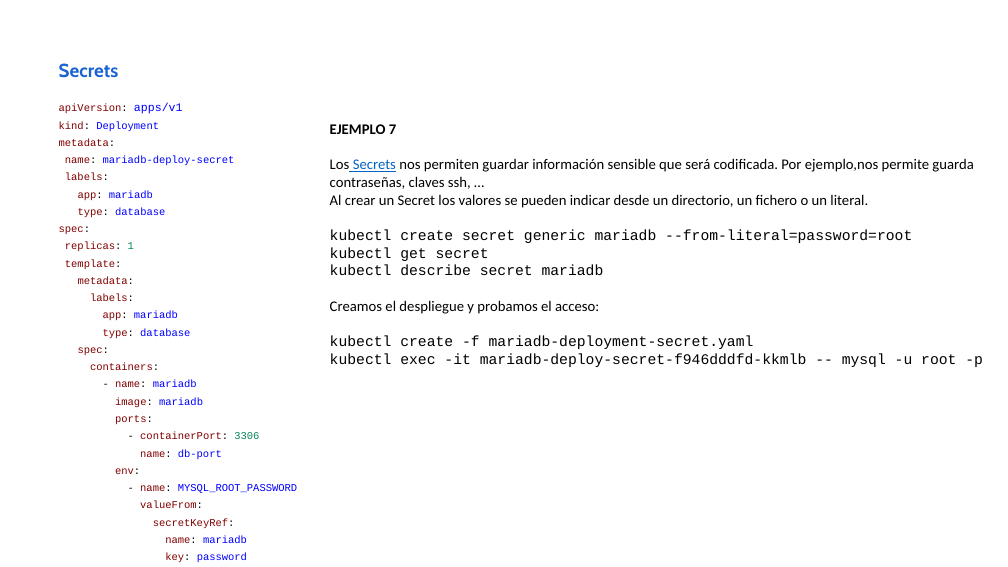
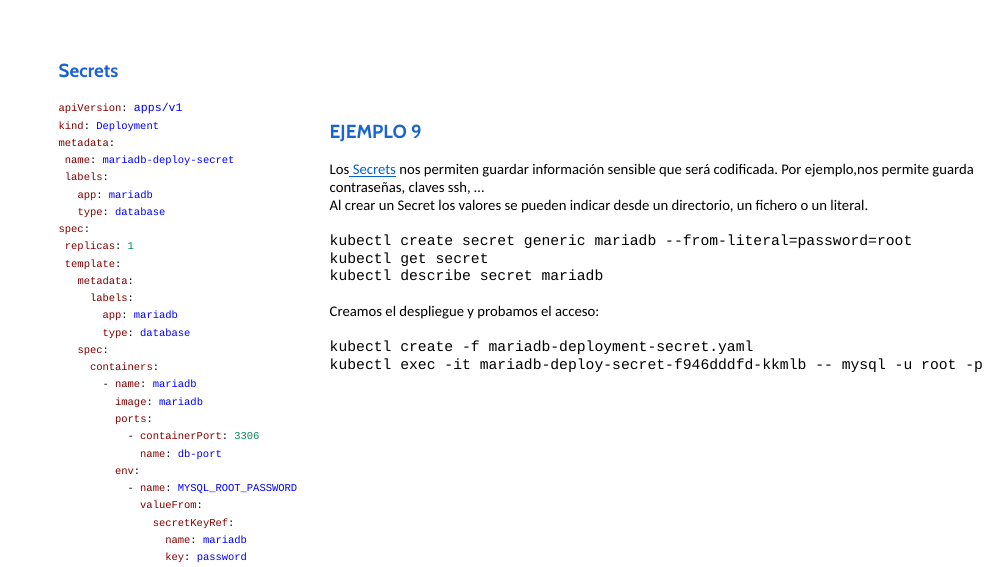
Before and after one commit to iesgn/curso_kubernetes_2020, a slide deck: slide 11 of unidad4/presentacion_unidad4.odp. Drawn at 1008x567 pixels with LibreOffice and Linux fonts; fonts in the diff are those of the drawing. Boxes give left, top, right and bottom in pixels: in the first picture for what was removed or moved away, otherwise in the second. Text is boxed around its words. In the diff, an @@ line names an element or a change of style, - is before the commit and + after.

```diff
--- a/unidad4/presentacion_unidad4.odp
+++ b/unidad4/presentacion_unidad4.odp
@@ text at bbox=[330, 124, 422, 142]: text changed; size 14 to 18 pt; font Calibri to Cabin; text colour #000000 to #1963D3 @@
-EJEMPLO 7
+EJEMPLO 9
```
Also in this commit, not shown: 14 other slides changed, 1 slide added, 3 other files.
